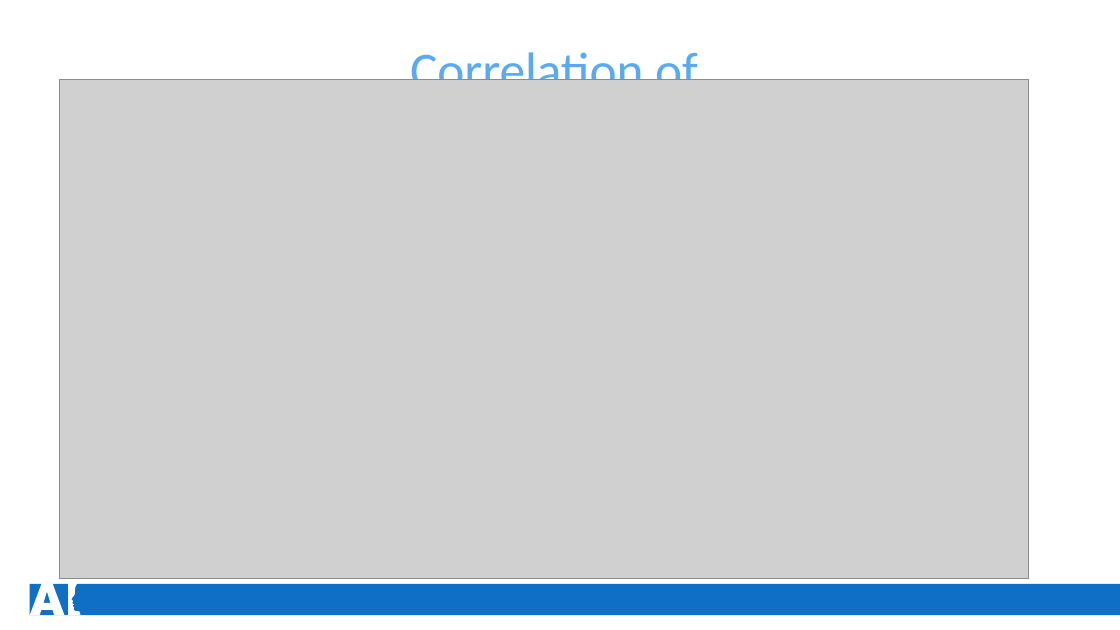
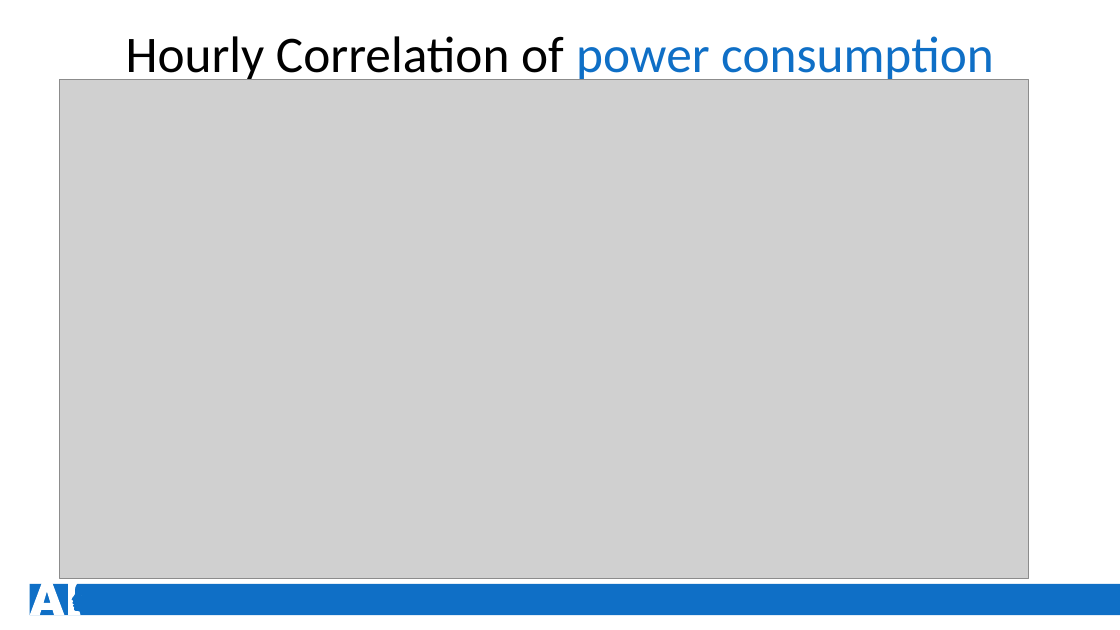
Before and after one commit to rakiiibul/House-hold-electrice-power-consumptiuon_LSTM, a slide deck: slide 13 of MachineLearing.pptx. Drawn at 1120x630 pixels with LibreOffice and Linux fonts; fonts in the diff are those of the drawing; grey boxes stand for pictures. Boxes give left, top, right and bottom in pixels: in the first picture for what was removed or moved away, otherwise in the second. Text is boxed around its words. In the diff, an @@ line names an element or a change of style, - is before the commit and + after.

```diff
--- a/MachineLearing.pptx
+++ b/MachineLearing.pptx
@@ text at [126, 36, 994, 84]: text changed; text colour #59AAF2 to #000000 @@
-Correlation of
+Hourly Correlation of power consumption
```
Also in this commit, not shown: 7 other slides changed, 7 slides added, 6 slides removed.
